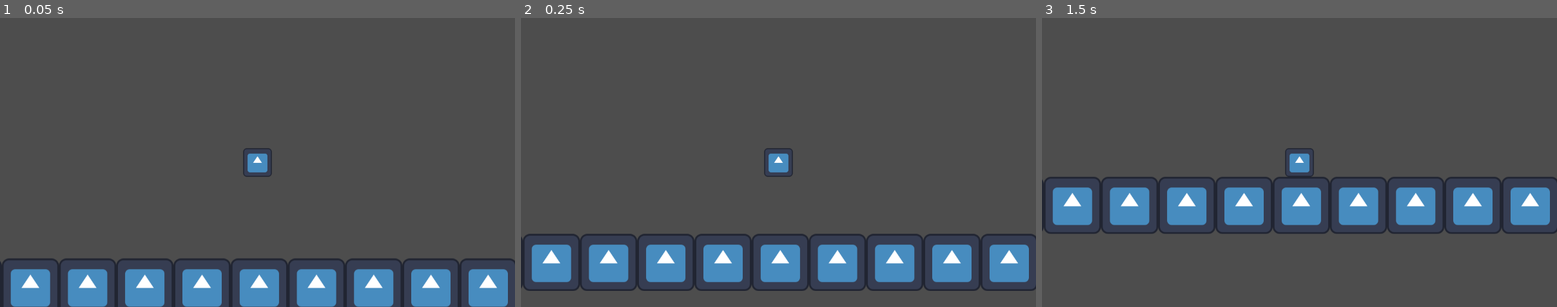
Above: before the commit, frames 1-3 (left to right).
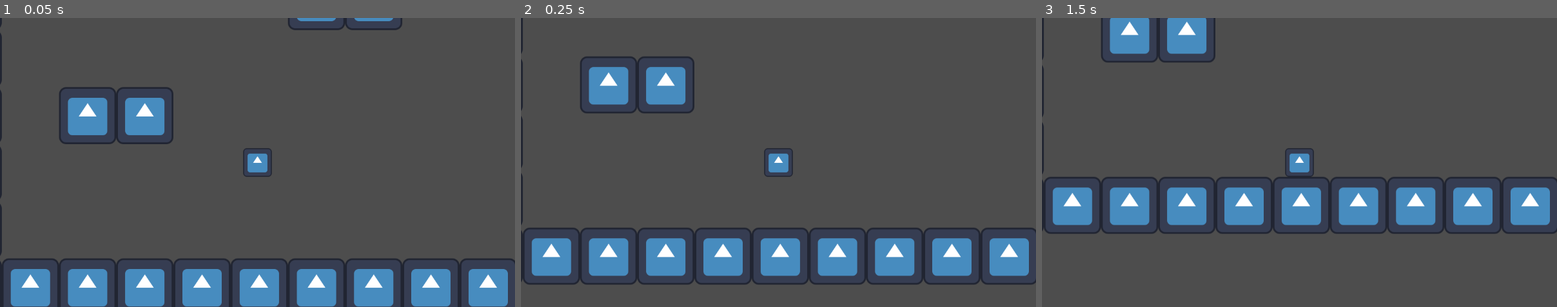
Above: after the commit, the same moments.

Repository: theheadlessmonkey/Hop
Game: Godot game, scene res://scenes/game.tscn
Two runs of this game, one before a commit and one after it. Both use one fixed random seed, a clock stepped at 60 frames per second and the inputs below. The engine's default icon, where the game draws it, is replaced by a stand-in: a white triangle on a blue panel in a dark square.
Inputs (mouse positions are in pixels of both pictures, inside the frame that each line leads up to):
- Up to frame 1 (0.05 s): no input
- Up to frame 2 (0.25 s): no input
- Up to frame 3 (1.5 s): click (1299, 162) at 0.67 s; tap Enter at 1.25 s; move the mouse to (1196, 176) at 1.27 s; click (1196, 176) at 1.42 s

The runs differ from the first frame. In frame 1, 3.5% of the frame differs, in the area x 0-98%, y 0-100%; in frame 2, 9.8%, in the area x 0-100%, y 0-95%; in frame 3, 2.4%.

Commit message:
done jumping mechanic

Diff:
--- a/Scripts/Player.gd
+++ b/Scripts/Player.gd
@@ -5,6 +5,8 @@
 var jump_distance = Vector2(0,0)
 var position1 = Vector2(0,0)
 var position2 = Vector2(0,0)
+var x_clamp_value = 900
+var y_clamp_value = 1500
 
 # Called when the node enters the scene tree for the first time.
 func _ready():
@@ -22,12 +24,13 @@
 	mouse_inside = false
 
 func _input(event):
-	if event is InputEventMouseButton and event.get_button_index ( ) == 1 and is_equal_approx(0, self.linear_velocity.x):
+	if event is InputEventMouseButton and event.get_button_index ( ) == 1 and is_equal_approx(0, self.linear_velocity.x) and is_equal_approx(0, self.linear_velocity.y):
 		if event.is_pressed() and mouse_inside == true:
 			click = true
 			position1 = get_viewport().get_mouse_position()
 		if event.is_released() and click == true:
 			click = false
 			position2 = get_viewport().get_mouse_position()
-			velocity = position1 - position2
-			apply_impulse(velocity*10, Vector2.ZERO)
+			velocity = (position1 - position2)*5
+			velocity = Vector2(clamp(velocity.x, -x_clamp_value, x_clamp_value),clamp(velocity.y, -y_clamp_value,y_clamp_value))
+			apply_impulse(velocity, Vector2.ZERO)
--- a/prefabs/player.tscn
+++ b/prefabs/player.tscn
@@ -20,8 +20,8 @@
 [node name="Player" type="RigidBody2D"]
 position = Vector2(-1, 1)
 input_pickable = true
-mass = 3.0
-gravity_scale = 2.0
+mass = 1.1
+gravity_scale = 2.5
 lock_rotation = true
 script = ExtResource("1_bdi82")
 metadata/_edit_group_ = true
--- a/scenes/game.tscn
+++ b/scenes/game.tscn
@@ -24,4 +24,4 @@
 [node name="TileMap" type="TileMap" parent="."]
 tile_set = SubResource("TileSet_m3hqp")
 format = 2
-layer_0/tile_data = PackedInt32Array(1638410, 0, 0, 1703946, …(8687 unchanged characters)… 2152, 0, 0, 262151, 0, 0, 262144, 0, 0, 327679, 0, 0, 327678, 0, 0, 327677, 0, 0, 327676, 0, 0, 327675, 0, 0, 262153, 0, 0, 262154, 0, 0, 262155, 0, 0, 262156, 0, 0, 262157, 0, 0, 262158, 0, 0, 262159, 0, 0, 262160, 0, 0, 262161, 0, 0, 262162, 0, 0, 327674, 0, 0, 327673, 0, 0, 327672, 0, 0, 327671, 0, 0, 262135, 0, 0, 196599, 0, 0, 131063, 0, 0, 65527, 0, 0, -9, 0, 0, -65545, 0, 0, -131081, 0, 0, -196617, 0, 0, -262153, 0, 0, -327689, 0, 0, -393225, 0, 0, -458761, 0, 0, -524297, 0, 0, -589833, 0, 0, -655369, 0, 0, -720905, 0, 0, -786441, 0, 0, -851977, 0, 0, 196626, 0, 0, 131090, 0, 0, 65554, 0, 0, 18, 0, 0, -65518, 0, 0, -131054, 0, 0, -196590, 0, 0, -262126, 0, 0, -327662, 0, 0, -393198, 0, 0, -458734, 0, 0, -524270, 0, 0, -589806, 0, 0, -655342, 0, 0, -720878, 0, 0, -786414, 0, 0, -851950, 0, 0, -917486, 0, 0)
+layer_0/tile_data = PackedInt32Array(1638410, 0, 0, 1703946, …(8687 unchanged characters)… 2152, 0, 0, 262151, 0, 0, 262144, 0, 0, 262153, 0, 0, 196617, 0, 0, 131081, 0, 0, 65545, 0, 0, 9, 0, 0, -65527, 0, 0, -131063, 0, 0, -196599, 0, 0, -262135, 0, 0, -327671, 0, 0, -393207, 0, 0, -458743, 0, 0, -524279, 0, 0, -589815, 0, 0, -655351, 0, 0, -720887, 0, 0, -786423, 0, 0, -851959, 0, 0, -917495, 0, 0, -983031, 0, 0, 327679, 0, 0, 262143, 0, 0, 196607, 0, 0, 131071, 0, 0, 65535, 0, 0, -1, 0, 0, -65537, 0, 0, -131073, 0, 0, -196609, 0, 0, -262145, 0, 0, -327681, 0, 0, -393217, 0, 0, -458753, 0, 0, -524289, 0, 0, -589825, 0, 0, -655361, 0, 0, -720897, 0, 0, -786433, 0, 0, -851969, 0, 0, -917505, 0, 0, 65537, 0, 0, 65538, 0, 0, -65531, 0, 0, -65530, 0, 0, -196606, 0, 0, -393210, 0, 0, -524285, 0, 0, -524286, 0, 0, -458750, 0, 0, -589817, 0, 0, -655353, 0, 0, -655352, 0, 0, -589816, 0, 0, -458751, 0, 0, -458752, 0, 0, -524287, 0, 0, -196604, 0, 0, -262140, 0, 0)
